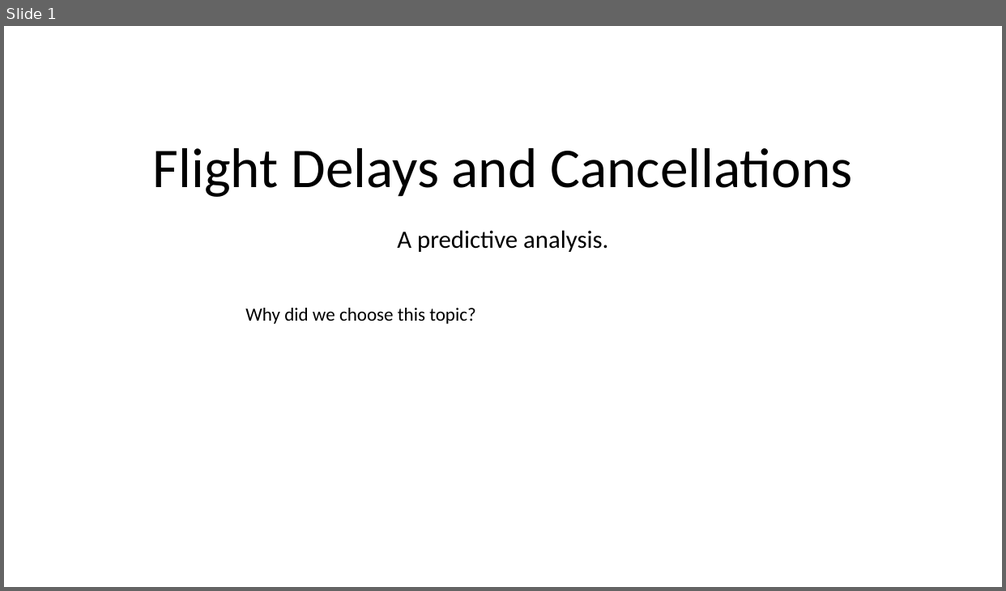
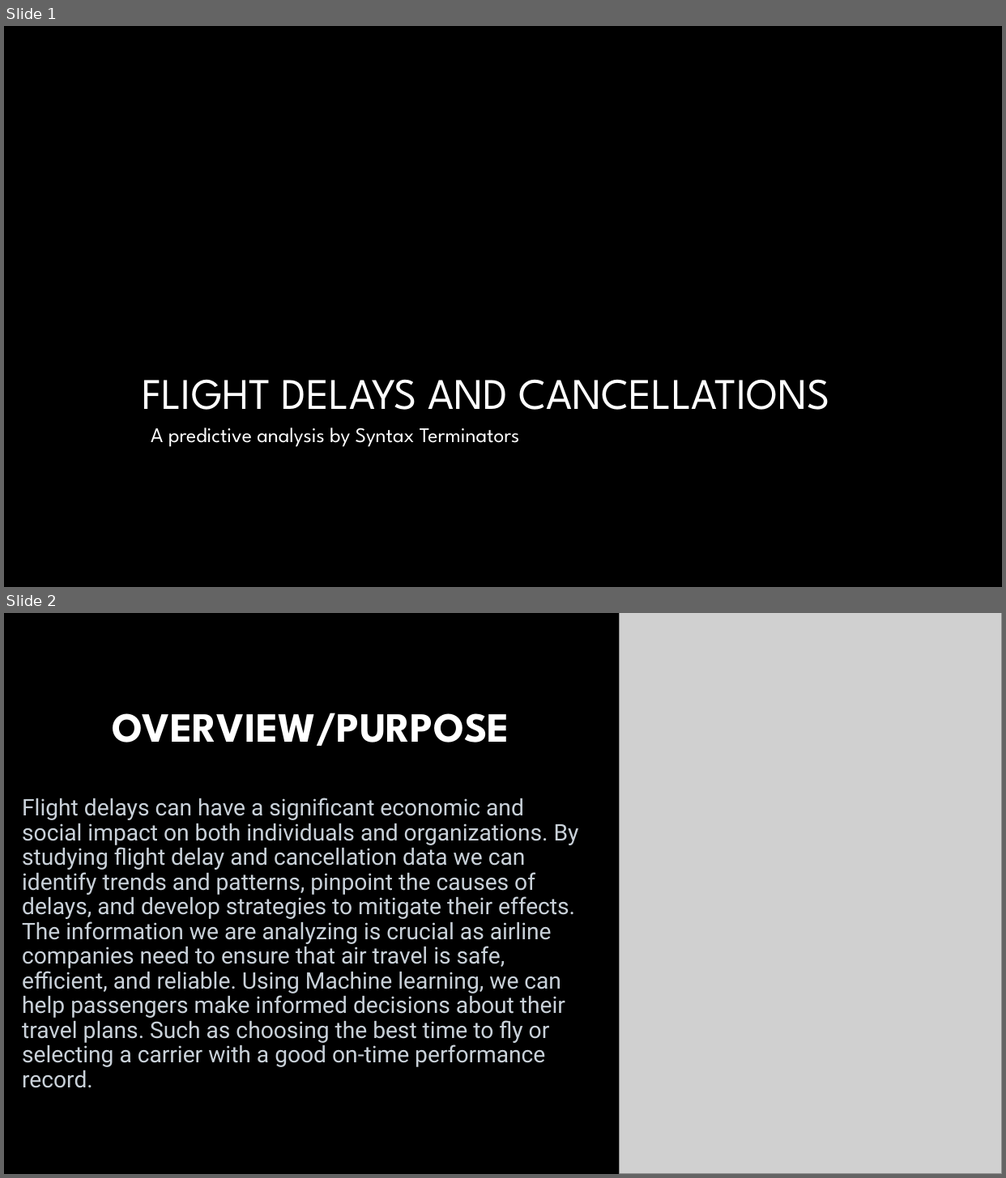
Before and after one commit to Adam-Warrick/Causes_of_Flight_Delays_and_Cancellations, a slide deck: Flight_Delays_and_Cancellations.pptx. Shown one above the other, each under a label of ours: slide 1 before the commit, slides 1 and 2 after it. The pictures are 1006x591 and 1006x1178 pixels, drawn with LibreOffice and Linux fonts; fonts in the diff are those of the drawing; grey boxes stand for pictures; background and template pictures are left out. Boxes give left, top, right and bottom in pixels: in the first picture for what was removed or moved away, otherwise in the second. Text is boxed around its words. In the diff, an @@ line names an element or a change of style, - is before the commit and + after.

```diff
--- a/Flight_Delays_and_Cancellations.pptx
+++ b/Flight_Delays_and_Cancellations.pptx
@@ slide 2 added at bbox=[4, 613, 1002, 1174], background #000000 @@
@@ picture added at bbox=[620, 613, 1002, 1174] @@
@@ title added at bbox=[112, 713, 509, 746], 40 pt, text #FFFFFF, bold @@
+OVERVIEW/PURPOSE
@@ text added at bbox=[22, 798, 579, 1088], 22 pt, text #C9D1D9 @@
+Flight delays can have a significant economic and social impact on both individuals and organizations. By studying flight delay and cancellation data we can identify trends and patterns, pinpoint the causes of delays, and develop strategies to mitigate their effects. The information we are analyzing is crucial as airline companies need to ensure that air travel is safe, efficient, and reliable. Using Machine learning, we can help passengers make informed decisions about their travel plans. Such as choosing the best time to fly or selecting a carrier with a good on-time performance record.
@@ slide 1 changed as well @@
@@ background #FFFFFF to picture (left out) @@
@@ text removed at bbox=[245, 308, 476, 324] @@
-Why did we choose this topic?
@@ title at bbox=[142, 379, 829, 410]: text changed; size 54 to 42 pt; font Calibri to League Spartan; text colour #000000 to #FFFFFF @@
-Flight Delays and Cancellations
+FLIGHT DELAYS AND CANCELLATIONS
@@ subtitle at bbox=[151, 428, 520, 447]: text changed; size 24 to 20 pt; font Calibri to League Spartan; text colour #000000 to #FFFFFF @@
-A predictive analysis.
+A predictive analysis by Syntax Terminators
```
Also in this commit, not shown: 4 other slides changed, 5 other slides added, 2 slides removed.
